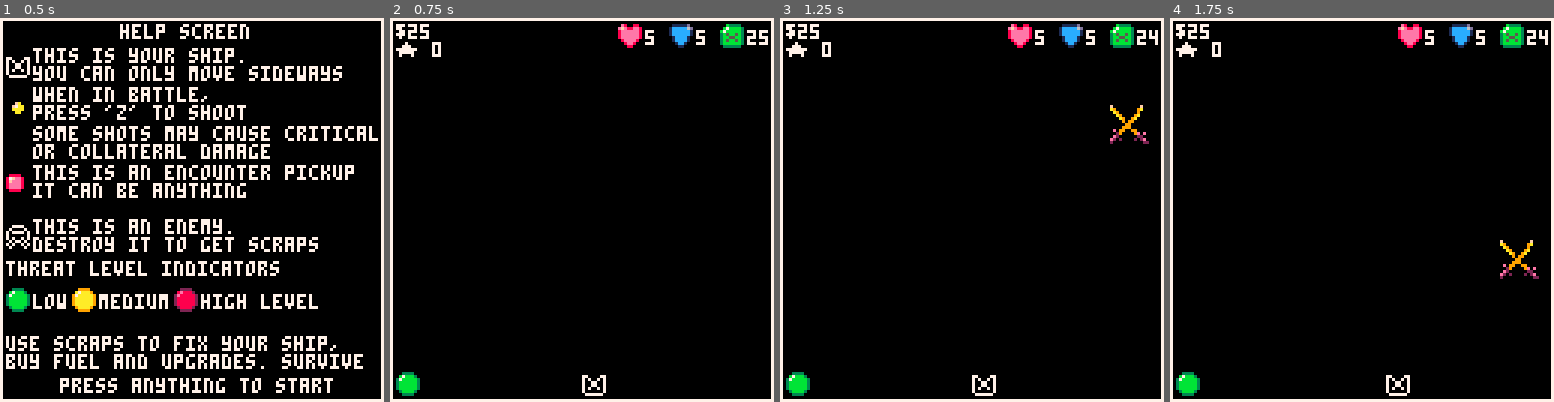
Above: before the commit, frames 1-4 (left to right).
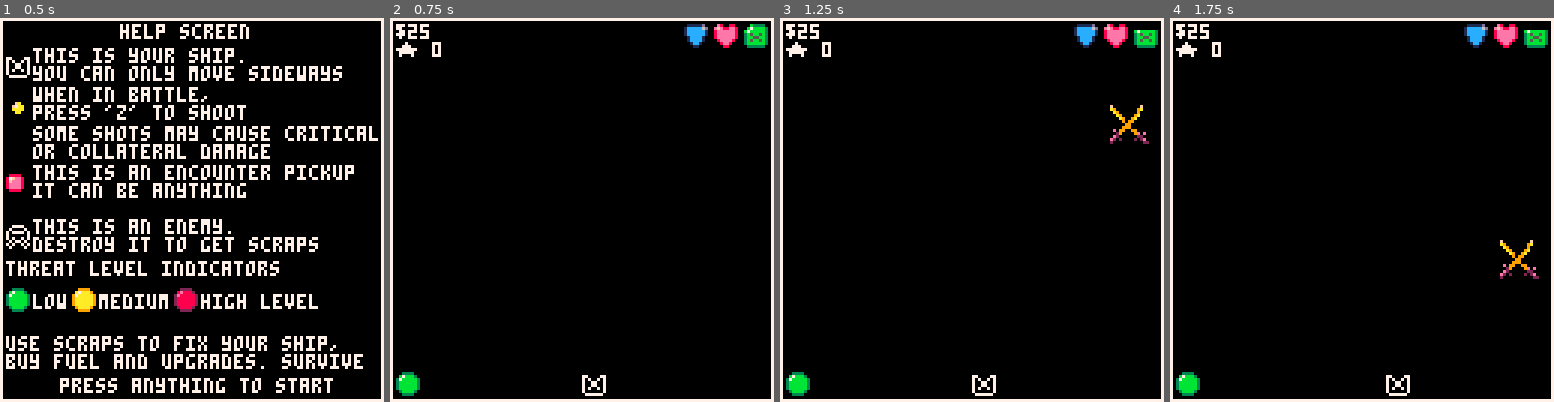
Above: after the commit, the same moments.

Repository: NinetiesPaul/Orion-s-Defender
Game: PICO-8 cartridge orionsdefender.p8
Two runs of this game, one before a commit and one after it. Both use one fixed random seed, a clock stepped at 60 frames per second and the inputs below.
Inputs:
- Up to frame 1 (0.5 s): tap X (X key) at 0.33 s
- Up to frame 2 (0.75 s): tap O (Z key) at 0.7 s
- Up to frame 3 (1.25 s): tap X (X key) at 1.07 s
- Up to frame 4 (1.75 s): hold Right from 1.6 s (still down); tap O (Z key) at 1.7 s

Frame 1 is identical in both runs. In frame 2, 1.6% of the frame differs, in the area x 59-99%, y 1-8%; in frame 3, 1.6%; in frame 4, 1.6%.

Commit message:
icon updates; fuel overhaul

Diff:
--- a/orionsdefender.p8
+++ b/orionsdefender.p8
@@ -43,7 +43,6 @@
 	current_view = views[6]
 	rewards_given = false
 	battle_rewards = 0
-	r_fuel = 0
 	r_scraps = 0
 	-- player variables
 	cooldown_lvls = {3,2,1}
@@ -51,8 +50,12 @@
 	ship_spr = 017
 	ship_x = 64
 	ship_y = 118
-	fuel = 25
-	fuel_comsumption = 0.02
+	fuel = 15
+	health_spr = 003
+	armor_spr =  004
+	fuel_spr = 005
+	max_fuel = 15
+	fuel_comsumption = 0.01
 	stat_multiplier = 5
 	stat_lvl = {1,2,3}
 	current_stat_armor_lvl = 1
@@ -153,12 +156,12 @@
 	warnings = {}
 	positions = {
 		{8,15},
-		{21,45},
-		{32,67},
-		{49,55},
+		{31,45},
+		{39,67},
+		{79,55},
 		{80,25},
 		{99,61},
-		{69,76},
+		{21,21},
 		{94,11},
 	}
 end
@@ -193,7 +196,6 @@
 		destroy()
 
 		print("you've won!", 40,64)
-		print("added "..r_fuel.." fuel", 40,72)
 		print("added "..r_scraps.." scraps", 40,80)
 		print("press z or x to continue", 18, 104)
 	end
@@ -268,10 +270,12 @@
 	clock+=1
 	if (count(warnings) == 0) move()
 	update_threat()
+	update_icons()
 
 	if current_view == 1 then
 		fuel -= fuel_comsumption
 		if (clock % 30 == 0) create_encounter()
+		if (fuel <= 0) current_view = views[5]
 		foreach(encounters, move_encounter)
 	end
 
@@ -319,6 +323,24 @@
 		w.duration -= 1
 		if (w.duration == 0) del(warnings, w)
 	end
+end
+
+function update_icons()
+	if (health/current_max_health < 0.25) health_spr = 051
+	if (health/current_max_health > 0.25 and health/current_max_health < 0.50) health_spr = 035
+	if (health/current_max_health > 0.50 and health/current_max_health < 1) health_spr = 019
+	if (health/current_max_health == 1) health_spr = 003
+
+	if (fuel/max_fuel < 0.25) fuel_spr = 053
+	if (fuel/max_fuel > 0.25 and fuel/max_fuel < 0.50) fuel_spr = 037
+	if (fuel/max_fuel > 0.50 and fuel/max_fuel < 1) fuel_spr = 021
+	if (fuel/max_fuel == 1) fuel_spr = 005
+
+	if (armor/current_max_armor == 1) armor_spr = 004
+	if (armor/current_max_armor > 0.50 and armor/current_max_armor < 1) armor_spr = 020
+	if (armor/current_max_armor > 0.25 and armor/current_max_armor < 0.50) armor_spr = 036
+	if (armor/current_max_armor < 0.25) armor_spr = 052
+	if (armor/current_max_armor <= 0) armor_spr = 016
 end
 
 function create_warning(msg, e)
@@ -442,8 +464,6 @@
 function rewards()
 	if rewards_given == false then
 		x = difficulty * (flr(rnd(difficulty)) + 1)
-		fuel += x
-		r_fuel = x
 		scraps += battle_rewards
 		r_scraps = battle_rewards
 		rewards_given = true
@@ -469,12 +489,9 @@
 function draw_ui()
 	print("$" .. scraps,2,2)
 	if (current_view != 4) print("★ " .. score,2,8, 7)
-	spr(003,76,2)
-	print(health,85,4)
-	spr(004,93,2)
-	print(armor,102,4)
-	spr(005,110,2)
-	print(fuel,119,4)
+	spr(armor_spr,98,2)
+	spr(health_spr,108,2)
+	spr(fuel_spr,118,2)
 
 	--[[
 	linect = 0
@@ -788,14 +805,21 @@
 
 	if btnp(4) then
 		if shop_selector_pos == 1 then
-			if scraps >= 4 then
-				sfx(01)
-				fuel += 1
-				scraps -= 4
-				shop_last_bought = "bought 1 fuel"
+			if fuel < max_fuel then
+				if scraps >= 4 then
+						sfx(01)
+						fuel = flr(fuel)
+						fuel += 1
+						scraps -= 4
+						shop_last_bought = "bought 1 fuel"
+						if (fuel > max_fuel) fuel = max_fuel
+					else
+						sfx(00)
+						shop_last_bought = "not enough scrap"
+					end
 			else
 				sfx(00)
-				shop_last_bought = "not enough scrap"
+				shop_last_bought = "fuel at max capacity"
 			end
 		end
 
Not shown, changed: the sound effects (__sfx__) section of orionsdefender.p8
